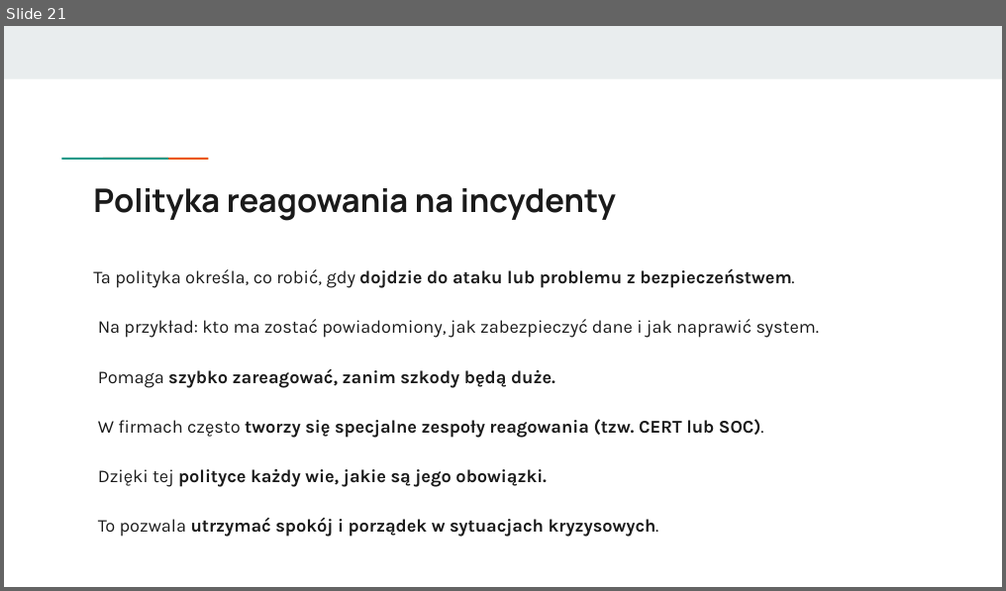
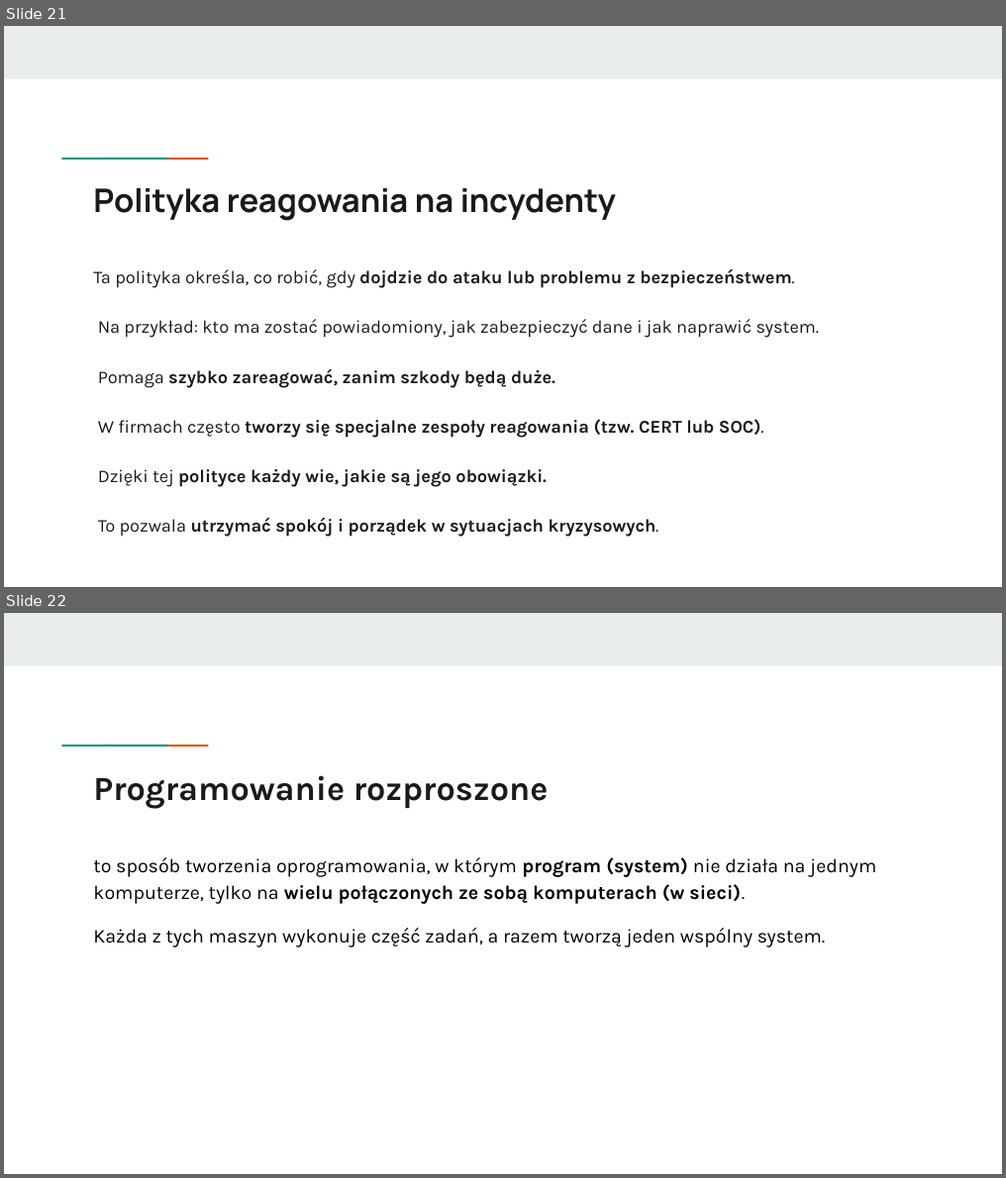
Before and after one commit to KasiaKasia/PRZEDMIOTY, a slide deck: ZASTOSOWANIE_INFORMATYKI/1A-gr_2/Zastosowanie informatyki - 1A gr. 2-plik2.pptx. Shown one above the other, each under a label of ours: slide 21 before the commit, slides 21 and 22 after it. The pictures are 1006x591 and 1006x1178 pixels, drawn with LibreOffice and Linux fonts; fonts in the diff are those of the drawing. Boxes give left, top, right and bottom in pixels: in the first picture for what was removed or moved away, otherwise in the second. Text is boxed around its words. In the diff, an @@ line names an element or a change of style, - is before the commit and + after.

```diff
--- a/ZASTOSOWANIE_INFORMATYKI/1A-gr_2/Zastosowanie informatyki - 1A gr. 2-plik2.pptx
+++ b/ZASTOSOWANIE_INFORMATYKI/1A-gr_2/Zastosowanie informatyki - 1A gr. 2-plik2.pptx
@@ slide 22 added at [4,613,1002,1174], background #FFFFFF; not listed: 3 template elements that a slide beside it also shows @@
@@ title added at [93,775,548,809], 24.4 pt, text #1A1A1A, bold @@
+Programowanie rozproszone
@@ text added at [93,858,876,948], 14 pt, text #000000 @@
+to sposób tworzenia oprogramowania, w którym program (system) nie działa na jednym komputerze, tylko na wielu połączonych ze sobą komputerach (w sieci).
+Każda z tych maszyn wykonuje część zadań, a razem tworzą jeden wspólny system.
```
Also in this commit, not shown: 5 other slides added, 1 other file.
